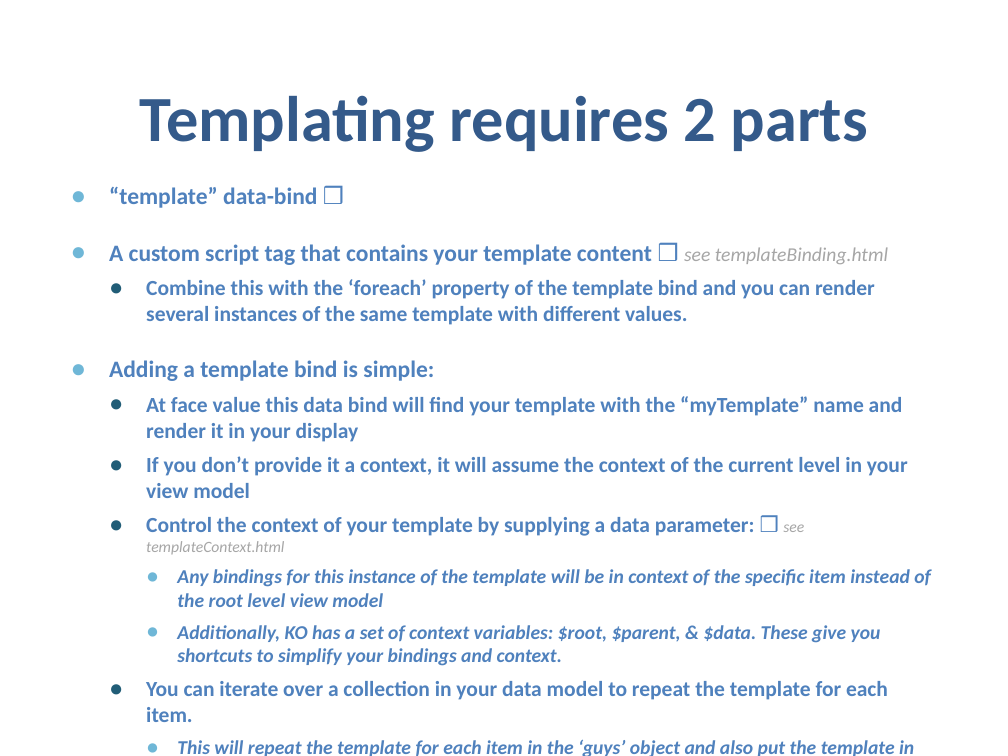
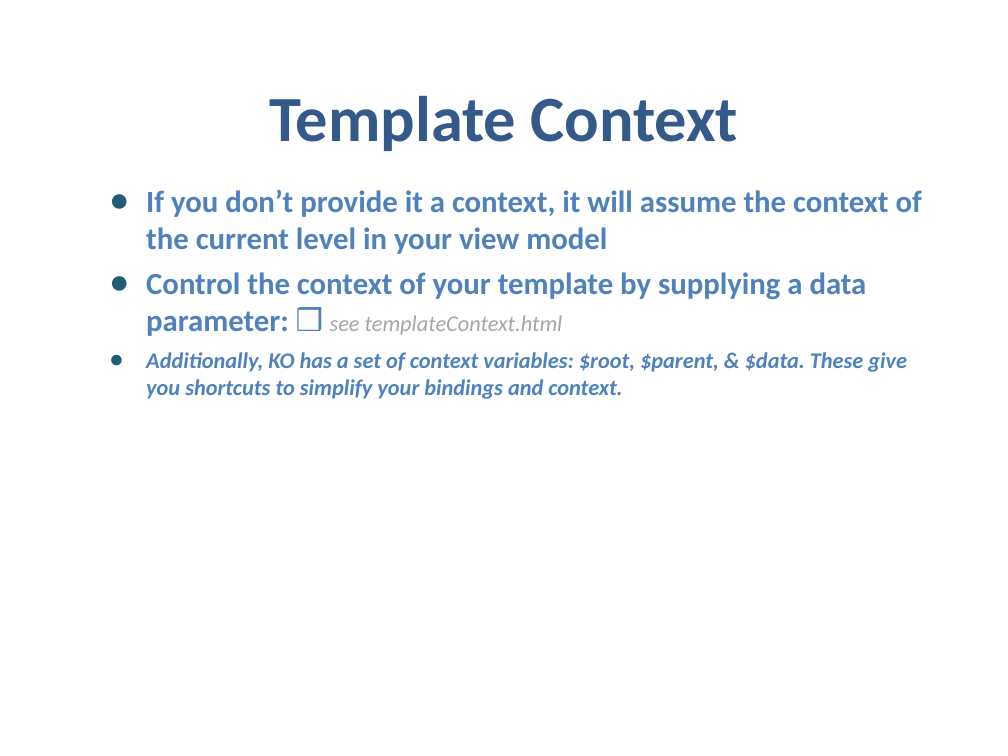
Before and after one commit to samnau/knockout-templating, a slide deck: slide 10 of Knockout Templating - slides.pptx (slide 9 before the commit). Drawn at 1008x756 pixels with LibreOffice and Linux fonts; fonts in the diff are those of the drawing; background and template pictures are left out. Boxes give left, top, right and bottom in pixels: in the first picture for what was removed or moved away, otherwise in the second. Text is boxed around its words. In the diff, an @@ line names an element or a change of style, - is before the commit and + after.

```diff
--- a/Knockout Templating - slides.pptx
+++ b/Knockout Templating - slides.pptx
@@ title at <box>270,96,738,151</box>: text changed @@
-Templating requires 2 parts
+Template Context
@@ text "If you don’t provide it ..." at <box>146,189,922,399</box>: size 15.4 to 22 pt in "If you don’t provide it a context, ...", "Control the context of your template by ..."; size 11.2 to 16 pt in "see templateContext.html"; size 14 to 16 pt in "Additionally, KO has a set of context ..."; list level 3 to 2 in "Additionally, KO has a set ..."; bullet colour #6FB7D7 to #215D77 @@
@@ text at <box>109,187,903,442</box>: paragraphs removed @@
-● “template” data-bind ❒
-● A custom script tag that contains your template content ❒ see templateBinding.html
-  ● Combine this with the ‘foreach’ property of the template bind and you can render several instances of the same template with different values.
-● Adding a template bind is simple:
-  ● At face value this data bind will find your template with the “myTemplate” name and render it in your display
@@ text at <box>177,569,931,607</box>: paragraph removed @@
-    ● Any bindings for this instance of the template will be in context of the specific item instead of the root level view model
@@ text at <box>146,681,914,756</box>: paragraphs removed @@
-  ● You can iterate over a collection in your data model to repeat the template for each item.
-    ● This will repeat the template for each item in the ‘guys’ object and also put the template in the context of ‘guys’ ❒ see templateIteration.html
```
Also in this commit, not shown: 2 other slides changed, 3 slides added, 1 other file.
